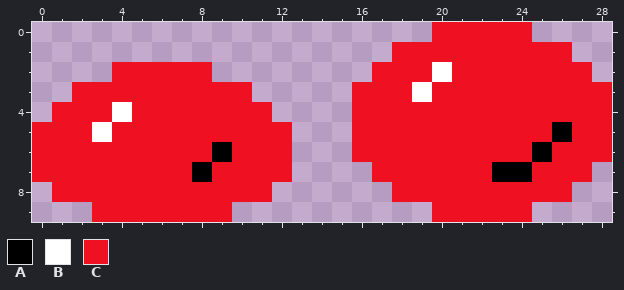
A pixel-art sprite gets an edit: Content/redCircle.png. Above, as it was before the edit.
Rulers count pixels.
Palette (. is transparent): A #000000  B #ffffff  C #ef1021
Now the later version:
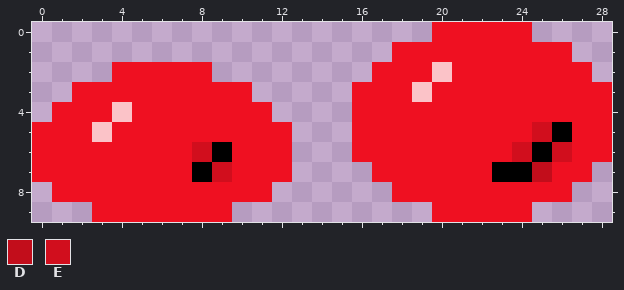
Colours new in this view: D #c20d1b  E #d10e1d
Diff:
file 29x10 -> 87x30 pixels (blocks of 1x1 -> 3x3; one block is one cell here)
colour B: #ffffff -> #fbc3c8
Changed rows in their new state; - is a pixel that keeps its letter.
first column x 8:
 5 -----------------E-
 6 E---------------E-E
 7 -E---------------D-
